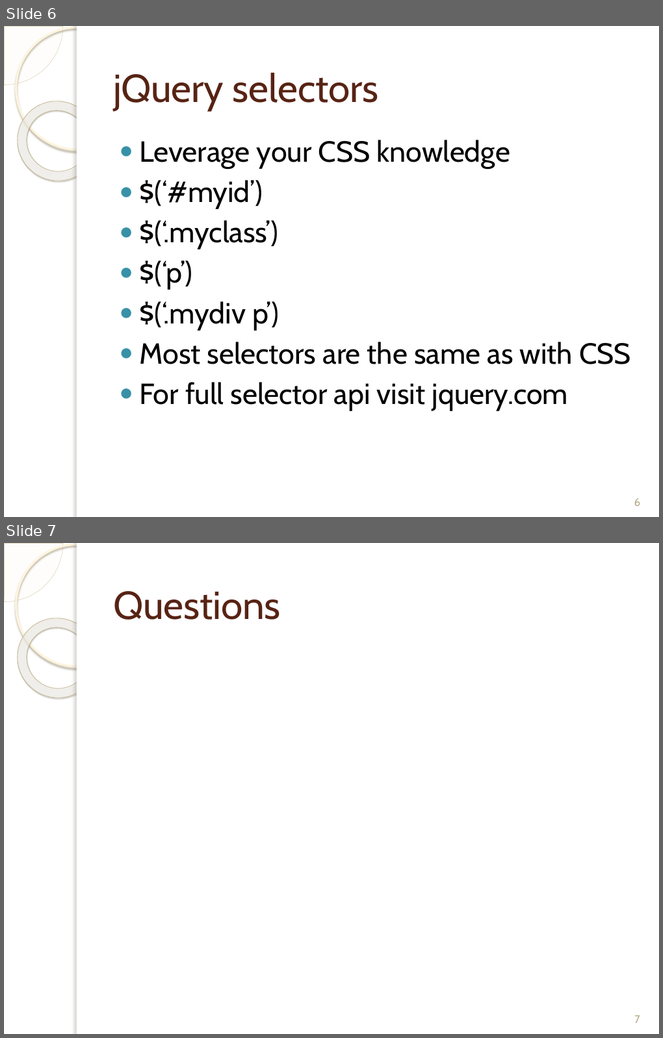
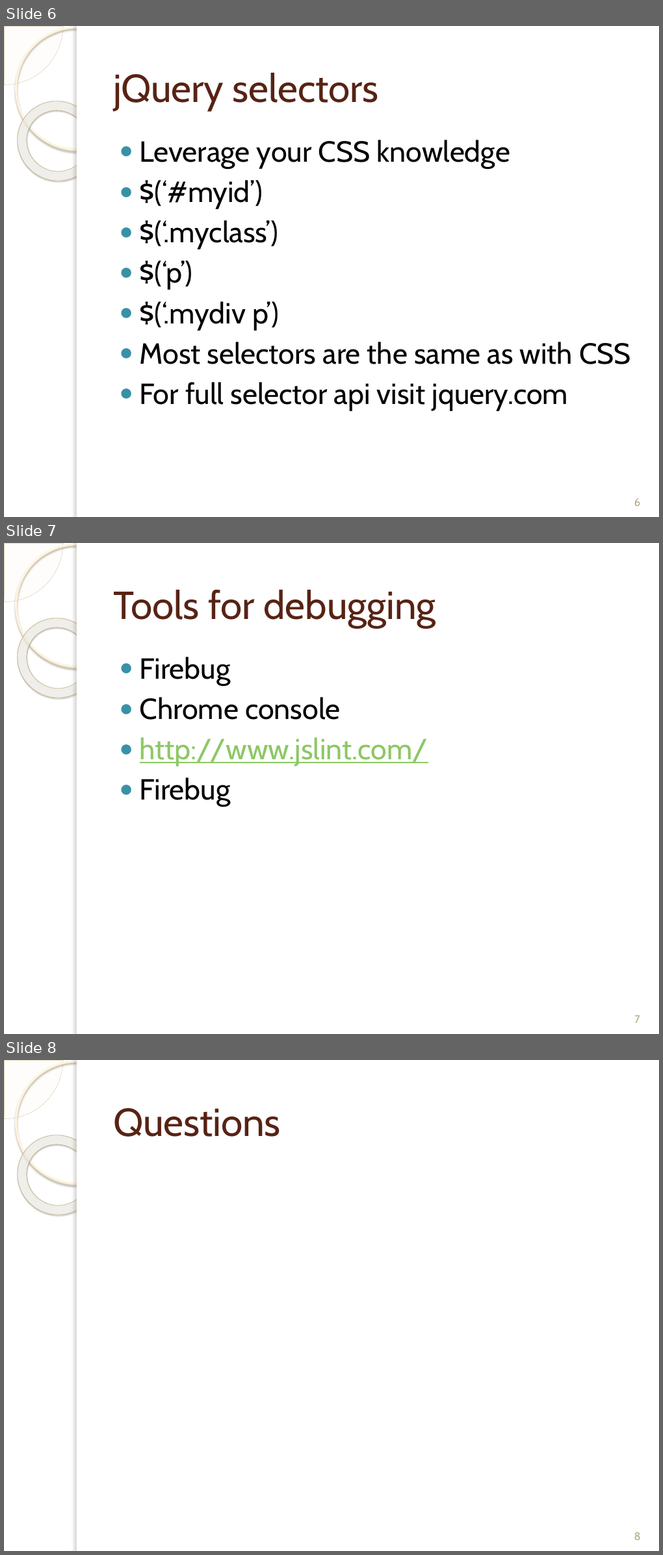
Before and after one commit to fernandozamoraj/html-tuts, a slide deck: Intro to Web Development Part 5 JQuerys.pptx. Shown one above the other, each under a label of ours: slides 6 and 7 before the commit, slides 6, 7 and 8 after it. The pictures are 663x1038 and 663x1555 pixels, drawn with LibreOffice and Linux fonts; fonts in the diff are those of the drawing; background and template pictures are left out. Boxes give left, top, right and bottom in pixels: in the first picture for what was removed or moved away, otherwise in the second. Text is boxed around its words. In the diff, an @@ line names an element or a change of style, - is before the commit and + after.

Commit message:
updated slides for  jquery talk

```diff
--- a/Intro to Web Development Part 5 JQuerys.pptx
+++ b/Intro to Web Development Part 5 JQuerys.pptx
@@ slide 7 added at box(4, 543, 659, 1034), background picture (left out); not listed: 5 template elements that a slide beside it also shows @@
@@ title added at box(113, 590, 436, 627), 43 pt, text #572314 @@
+Tools for debugging
@@ text added at box(140, 657, 428, 807), 32 pt, text #000000 @@
+● Firebug
+● Chrome console
+● http://www.jslint.com/
+● Firebug
@@ page number added at box(634, 1016, 640, 1023), 12 pt, text #B6A98A @@
+7
@@ what was slide 7 is now slide 8 @@
@@ page number at box(634, 1533, 641, 1540): text changed @@
-7
+8
```
